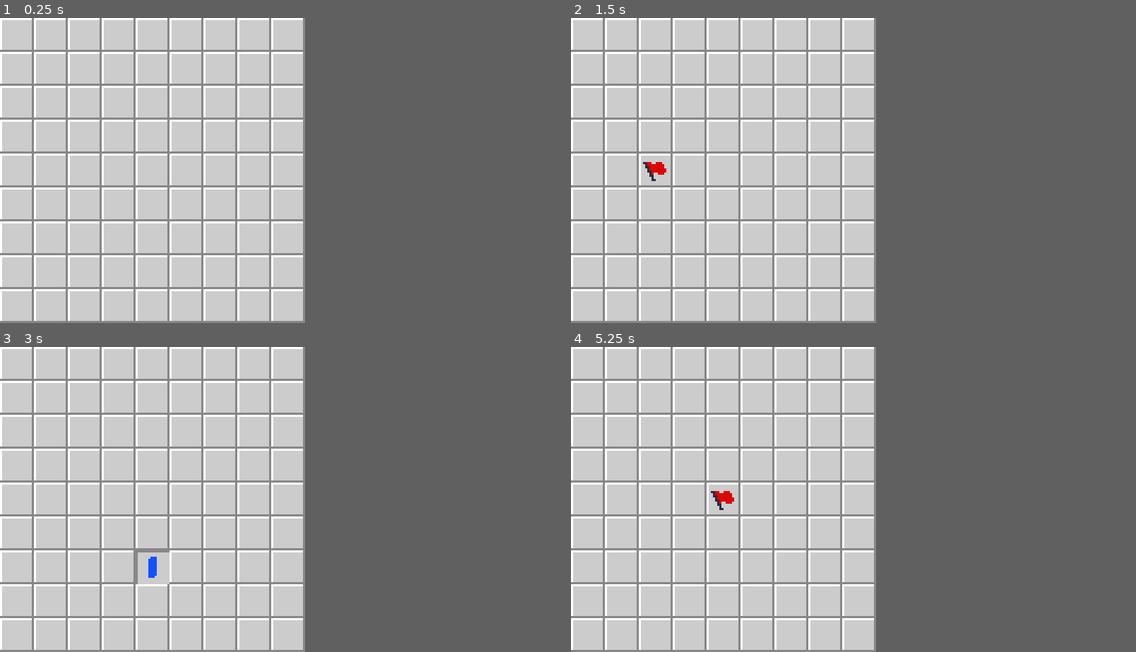
Above: before the commit, frames 1-4 (two rows, left to right).
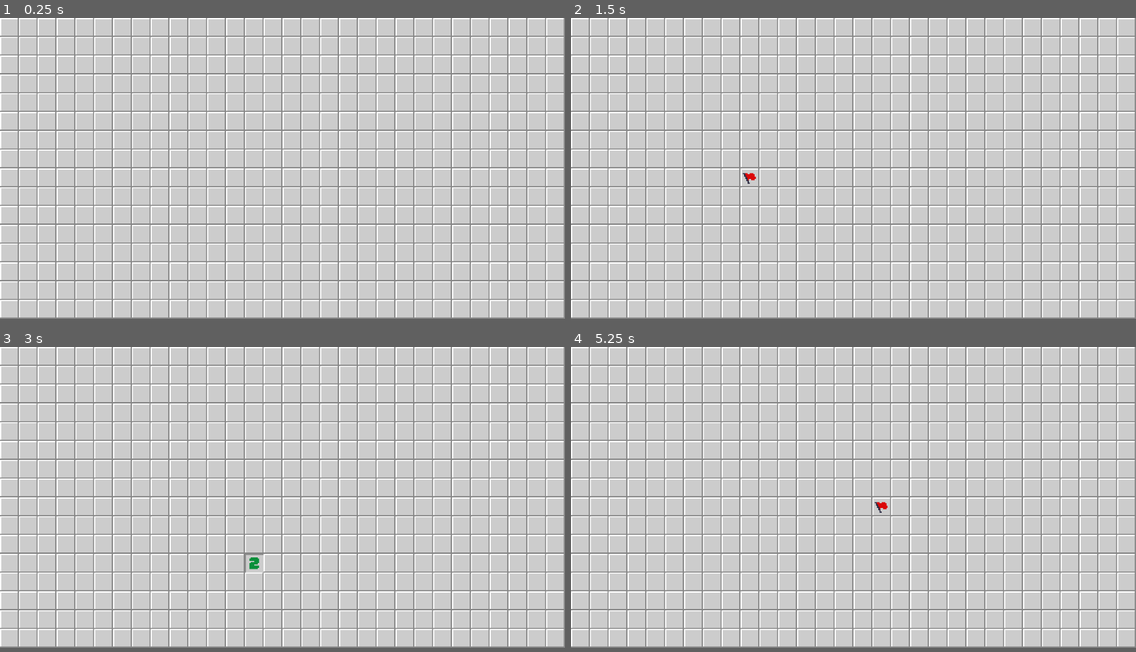
Above: after the commit, the same moments.

Repository: janeric11github/Minesweeper
Game: Godot game, scene res://Main.tscn
Same seed, same stepped clock (60 frames per second), same inputs: the game is played once before the commit and once after it.
Inputs (mouse positions are in pixels of both pictures, inside the frame that each line leads up to):
- Up to frame 1 (0.25 s): no input
- Up to frame 2 (1.5 s): tap Enter at 0.5 s; move the mouse to (791, 155) at 0.52 s; press the mouse at (791, 155) at 0.53 s; tap Space (ui_select) at 0.77, 1.07 s; right-click (791, 155) at 0.8 s; move the mouse to (661, 185) at 1.27 s; release the mouse at (661, 185) at 1.28 s; right-click (661, 185) at 1.35 s
- Up to frame 3 (3 s): tap Space (ui_select) at 1.52, 1.55, 1.82, 2, 2.1 s; move the mouse to (180, 432) at 2.02 s; press the mouse at (180, 432) at 2.03 s; tap Enter at 2.75 s; move the mouse to (135, 560) at 2.77 s; release the mouse at (135, 560) at 2.78 s; click (135, 560) at 2.85 s
- Up to frame 4 (5.25 s): tap Space (ui_select) at 3.02, 3.32, 3.77, 3.8, 4.07, 4.25, 4.52, 4.82 s; right-click (706, 560) at 3.05 s; move the mouse to (813, 545) at 3.52 s; hold Right mouse button (right_click) 3.53-4.28 s; move the mouse to (633, 453) at 4.27 s; click (633, 453) at 4.35 s; tap Enter at 5 s; move the mouse to (740, 499) at 5.02 s; hold Right mouse button (right_click) from 5.03 s (still down)
In our replay, the window is 432x432 before the commit and 800x426 after it. These sizes can differ from the game's own. Grey fills any space a smaller window leaves; there, only what the larger window draws over its background counts as a difference.

The runs differ from the first frame. In frame 1, 31% of the frame differs, in the area x 0-100%, y 0-100%; in frame 2, 31%; in frame 3, 31%; in frame 4, 31%.

Commit message:
Add BoardSettings

Diff:
--- /dev/null
+++ b/BoardSetttings.gd
@@ -0,0 +1,21 @@
+class_name BoardSettings
+extends Node
+
+var board_size := Vector2.ZERO
+var mine_count := 0
+
+func change_to_beginner():
+	board_size = Vector2(9, 9)
+	mine_count = 9
+
+func change_to_intermediate():
+	board_size = Vector2(16, 16)
+	mine_count = 40
+
+func change_to_expert():
+	board_size = Vector2(30, 16)
+	mine_count = 99
+
+func change_to_custom(board_size: Vector2, mine_count: int):
+	self.board_size = board_size
+	self.mine_count = mine_count
--- a/HiddenMineMap.gd
+++ b/HiddenMineMap.gd
@@ -1,6 +1,5 @@
+class_name HiddenMineMap
 extends Node
-
-class_name HiddenMineMap
 
 signal tiles_revealed(index_to_tiles)
 
@@ -70,8 +69,6 @@
 			row_x_cells.append(InnerTile.BLANK)
 		_inner_tiles.append(row_x_cells)
 
-	print(self)
-
 # returns [] if index is out of bounds
 func _get_neighbor_indices(x: int, y: int) -> Array:
 	return _mine_map._get_neighbor_indices(x, y)
@@ -80,8 +77,6 @@
 	var index_to_tiles = {}
 	_reveal(x, y, index_to_tiles)
 	emit_signal("tiles_revealed", index_to_tiles)
-
-	print(self)
 
 func _reveal(x: int, y: int, index_to_tiles: Dictionary):
 	var tile = get_tile(x, y)
@@ -111,8 +106,6 @@
 			var new_tile = get_tile(x, y)
 			emit_signal("tile_unflagged", x, y, new_tile)
 
-	print(self)
-
 func chord(x, y):
 	var tile = get_tile(x, y)
 	var required_flag_count: int
@@ -140,8 +133,6 @@
 		_reveal(neighbor_index.x, neighbor_index.y, index_to_tiles)
 	emit_signal("tiles_revealed", index_to_tiles)
 
-	print(self)
-
 func _to_string() -> String:
 	var to_print = ""
 	for y in range(get_size_y()):
--- a/Main.gd
+++ b/Main.gd
@@ -2,26 +2,28 @@
 
 export(NodePath) onready var board = get_node(board) as TileMap
 
-const _board_size := Vector2(9, 9)
-const _mine_count := 10
 const _tile_size := 16.0
 const _window_ratio := 3.0
+
+var _board_settings := BoardSettings.new()
 
 var _mine_map := HiddenMineMap.new()
 
 # Called when the node enters the scene tree for the first time.
 func _ready():
-	var board_size_pixel = _board_size * _tile_size
+	randomize()
+	_board_settings.change_to_expert()
+	_update_board(_board_settings)
+
+func _update_board(board_settings: BoardSettings):
+	var board_size = board_settings.board_size
+	var board_size_pixel = board_size * _tile_size
 	get_tree().set_screen_stretch(SceneTree.STRETCH_MODE_2D, SceneTree.STRETCH_ASPECT_KEEP, board_size_pixel)
 	OS.window_size = board_size_pixel * _window_ratio
 
-	randomize()
-	_update_board(_board_size, _mine_count)
+	_mine_map.generate(board_size.x, board_size.y, board_settings.mine_count)
+	board.show_map(_mine_map)
 
 func _unhandled_input(event):
 	if Input.is_action_just_pressed("ui_select"):
-		_update_board(_board_size, _mine_count)
-
-func _update_board(size: Vector2, mine_count: int):
-	_mine_map.generate(size.x, size.y, mine_count)
-	board.show_map(_mine_map)
+		_update_board(_board_settings)
--- a/project.godot
+++ b/project.godot
@@ -10,11 +10,17 @@
 
 _global_script_classes=[ {
 "base": "Node",
+"class": "BoardSettings",
+"language": "GDScript",
+"path": "res://BoardSetttings.gd"
+}, {
+"base": "Node",
 "class": "HiddenMineMap",
 "language": "GDScript",
 "path": "res://HiddenMineMap.gd"
 } ]
 _global_script_class_icons={
+"BoardSettings": "",
 "HiddenMineMap": ""
 }
 
